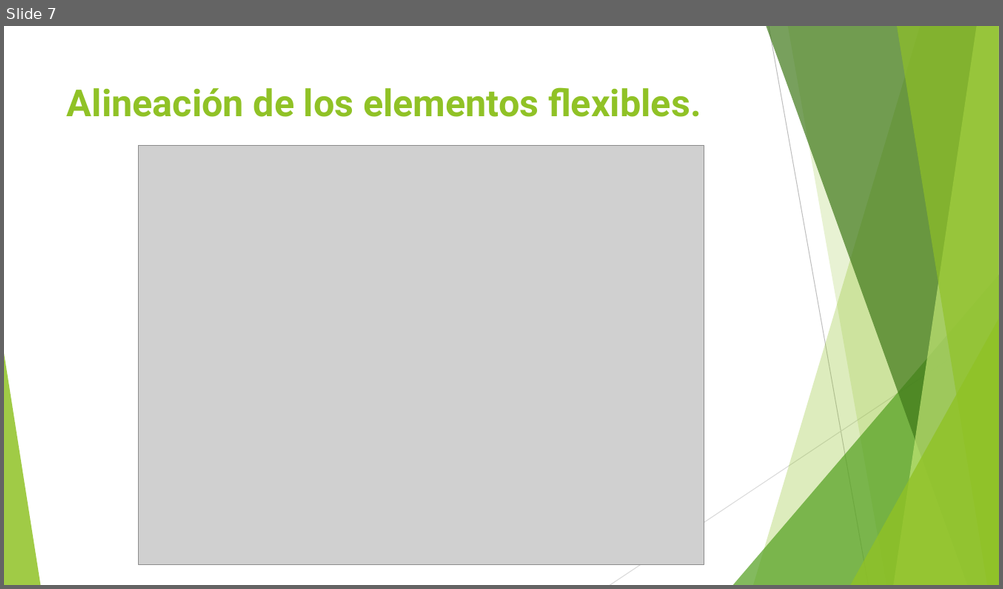
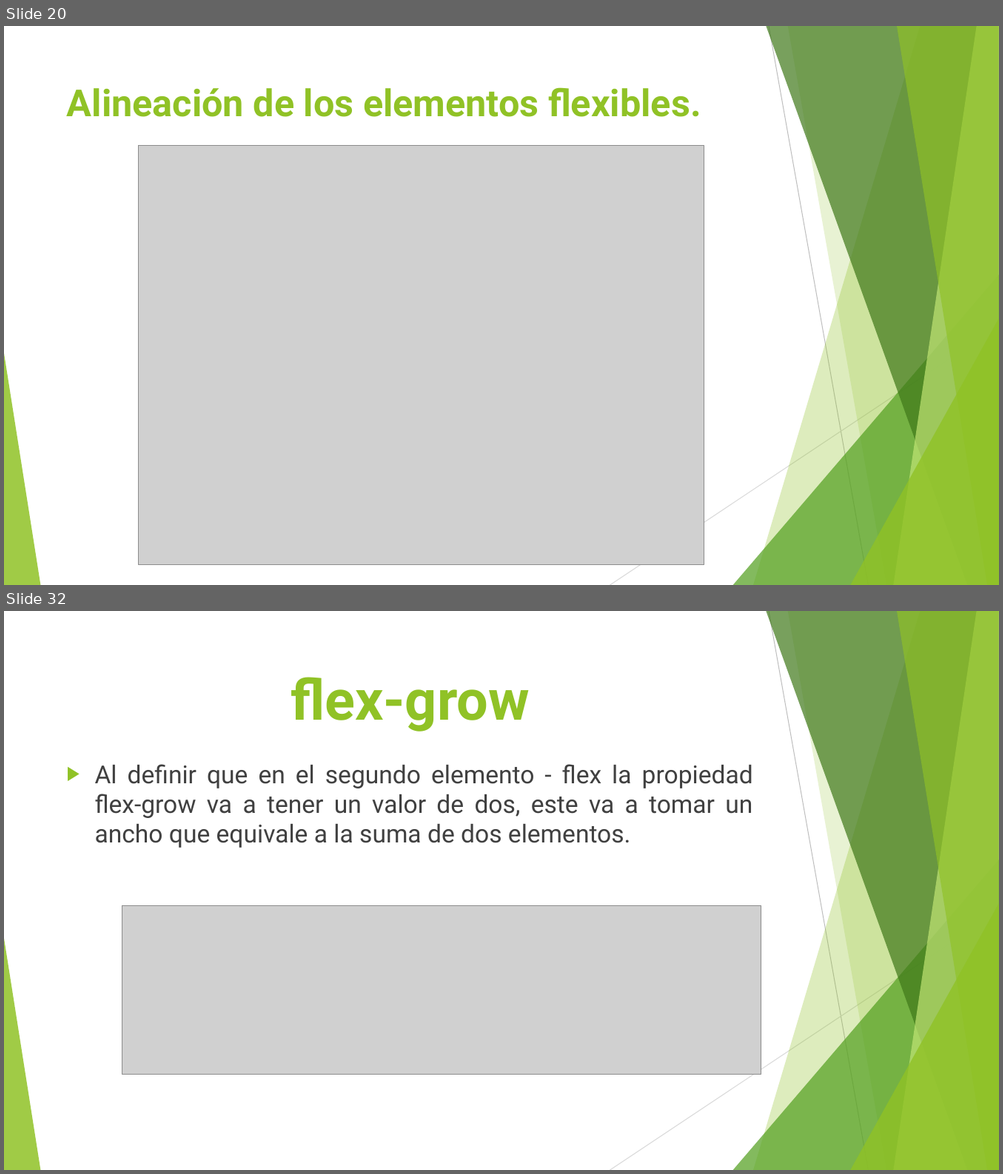
Before and after one commit to sergio180194/ProgramacionWeb, a slide deck: Flexbox/Flexbox.pptx. Shown one above the other, each under a label of ours: slide 7 before the commit, slides 20 and 32 after it; the slides between them are not shown. The pictures are 1003x589 and 1003x1174 pixels, drawn with LibreOffice and Linux fonts; fonts in the diff are those of the drawing; grey boxes stand for pictures. Boxes give left, top, right and bottom in pixels: in the first picture for what was removed or moved away, otherwise in the second. Text is boxed around its words. In the diff, an @@ line names an element or a change of style, - is before the commit and + after.

```diff
--- a/Flexbox/Flexbox.pptx
+++ b/Flexbox/Flexbox.pptx
@@ slide 32 added at [4,611,999,1170], background #FFFFFF; not listed: 10 template elements that a slide beside it also shows @@
@@ title added at [290,677,529,732], 54 pt, text #90C226, bold @@
+flex-grow
@@ text added at [95,764,753,848], 24 pt, text #404040 @@
+▶ Al definir que en el segundo elemento - flex la propiedad flex-grow va a tener un valor de dos, este va a tomar un ancho que equivale a la suma de dos elementos.
@@ picture added at [122,906,760,1075] @@
@@ what was slide 7 is now slide 20 @@
```
Also in this commit, not shown: 1 slide changed, 30 other slides added, 1 other file.
